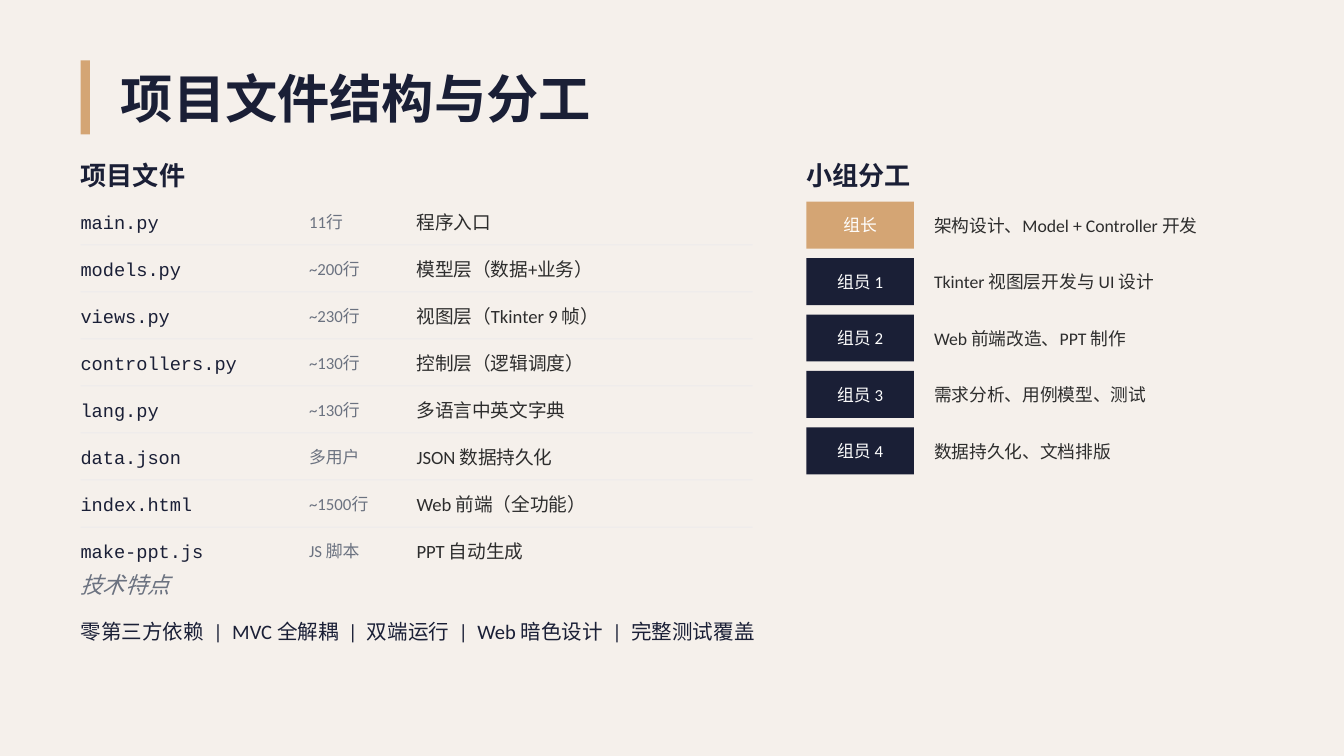
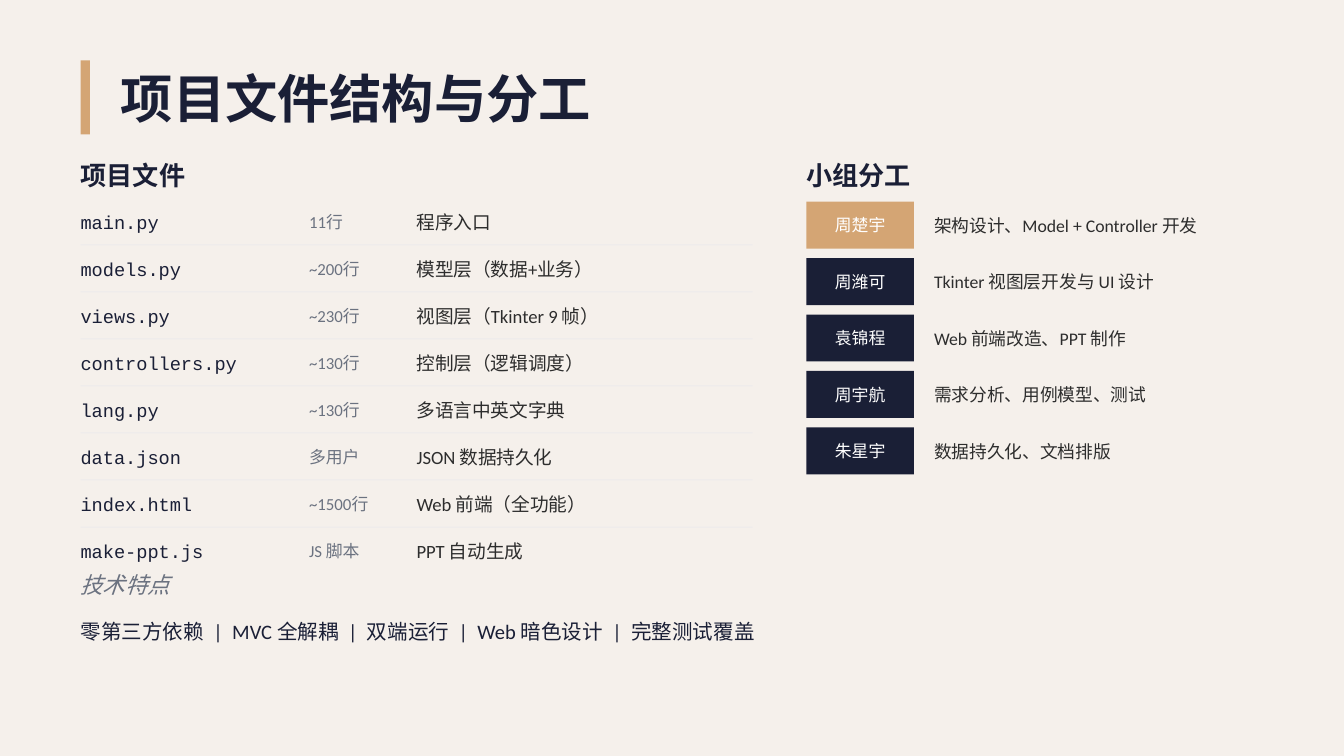
Before and after one commit to Unconnectable/atm, a slide deck: slide 24 of ATM项目演示.pptx. Drawn at 1344x756 pixels with LibreOffice and Linux fonts; fonts in the diff are those of the drawing. Boxes give left, top, right and bottom in pixels: in the first picture for what was removed or moved away, otherwise in the second. Text is boxed around its words. In the diff, an @@ line names an element or a change of style, - is before the commit and + after.

```diff
--- a/ATM项目演示.pptx
+++ b/ATM项目演示.pptx
@@ text at (x1=835, y1=217, x2=885, y2=233): text changed @@
-组长
+周楚宇
@@ text at (x1=835, y1=274, x2=885, y2=290): text changed @@
-组员 1
+周潍可
@@ text at (x1=835, y1=330, x2=885, y2=346): text changed @@
-组员 2
+袁锦程
@@ text at (x1=835, y1=387, x2=885, y2=403): text changed @@
-组员 3
+周宇航
@@ text at (x1=835, y1=443, x2=885, y2=459): text changed @@
-组员 4
+朱星宇
```
Also in this commit, not shown: 11 other slides changed.
